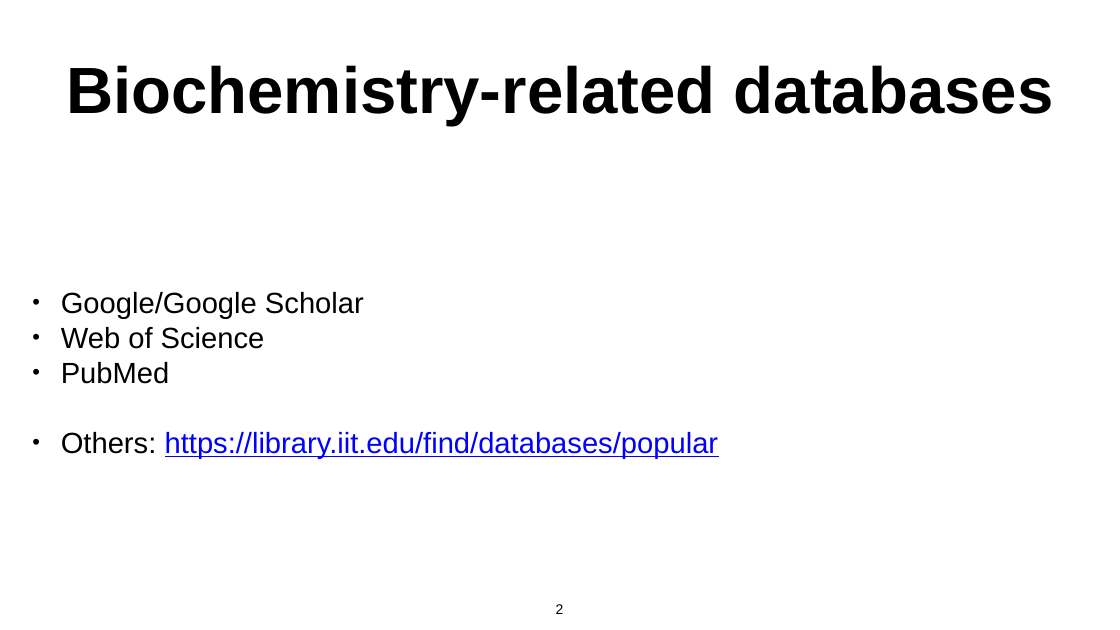
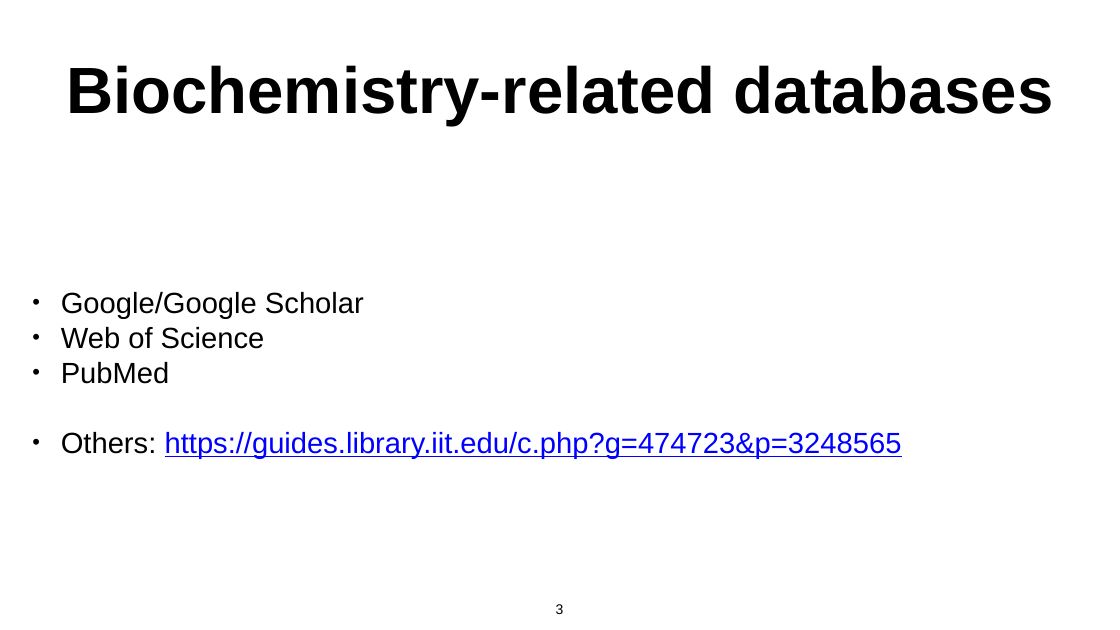
Before and after one commit to daveminh/Chem456-2024F, a slide deck: slide 3 of slides/09-16-Scientific_Literature.pptx (slide 2 before the commit). Drawn at 1120x630 pixels with LibreOffice and Linux fonts; fonts in the diff are those of the drawing. Boxes give left, top, right and bottom in pixels: in the first picture for what was removed or moved away, otherwise in the second. Text is boxed around its words. In the diff, an @@ line names an element or a change of style, - is before the commit and + after.

```diff
--- a/slides/09-16-Scientific_Literature.pptx
+++ b/slides/09-16-Scientific_Literature.pptx
@@ text at <box>61,432,902,459</box>: text changed @@
-• Others: https://library.iit.edu/find/databases/popular
+• Others: https://guides.library.iit.edu/c.php?g=474723&p=3248565
```
Also in this commit, not shown: 2 other slides changed, 1 slide added, 3 other files.
